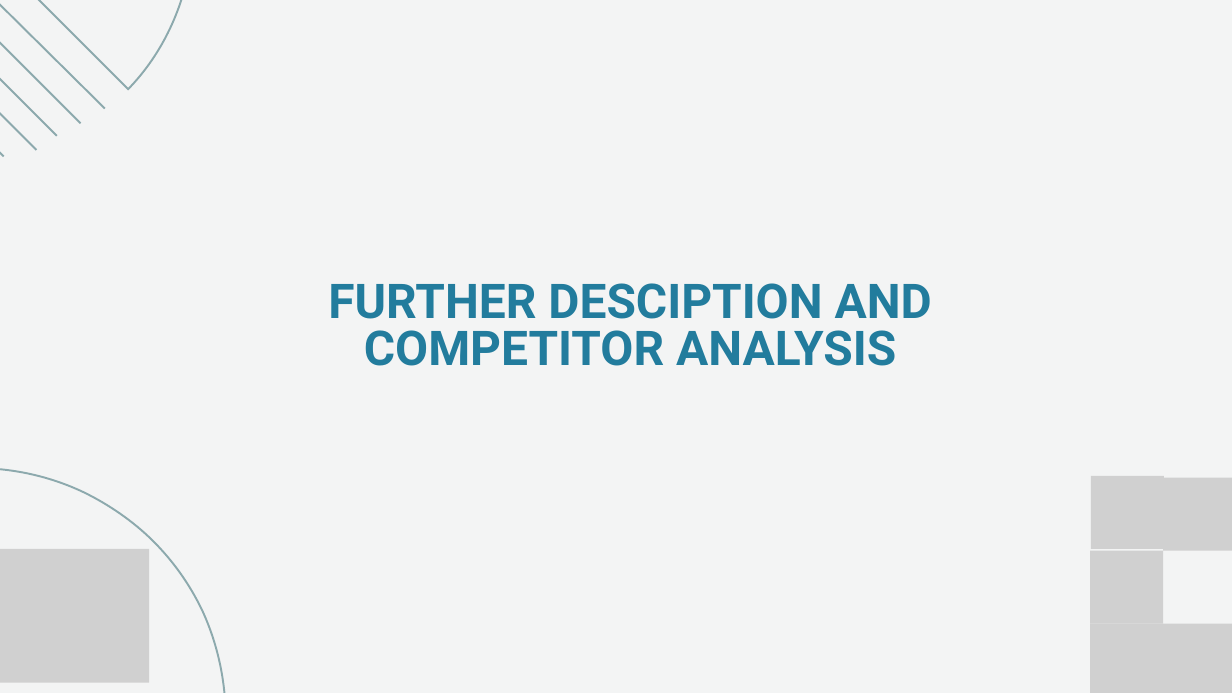
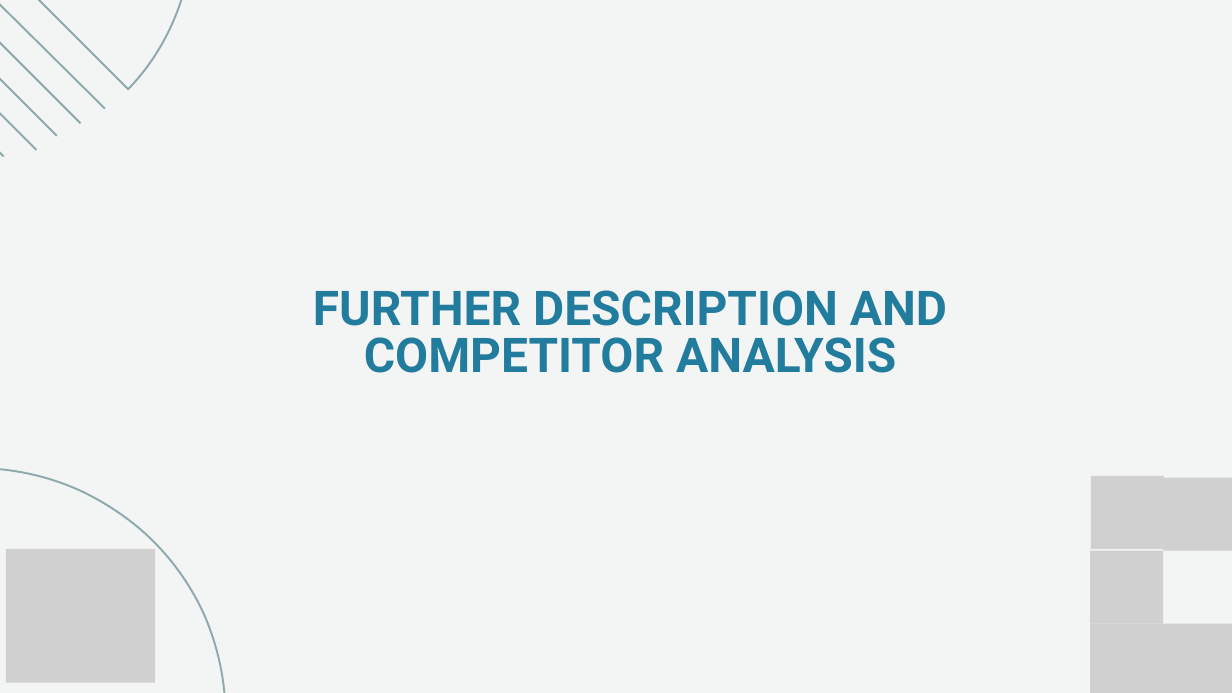
Before and after one commit to akuldeepj/recurse-codenovate, a slide deck: slide 4 of public/downloads/ppt-template.pptx. Drawn at 1232x693 pixels with LibreOffice and Linux fonts; fonts in the diff are those of the drawing; grey boxes stand for pictures. Boxes give left, top, right and bottom in pixels: in the first picture for what was removed or moved away, otherwise in the second. Text is boxed around its words. In the diff, an @@ line names an element or a change of style, - is before the commit and + after.

```diff
--- a/public/downloads/ppt-template.pptx
+++ b/public/downloads/ppt-template.pptx
@@ text at [313,290,947,373]: text changed @@
-FURTHER DESCIPTION AND COMPETITOR ANALYSIS
+FURTHER DESCRIPTION AND COMPETITOR ANALYSIS
@@ picture: place and size @@
-picture at [0,549,149,683]
+picture at [6,549,155,683]
```
Also in this commit, not shown: 7 other slides changed.
